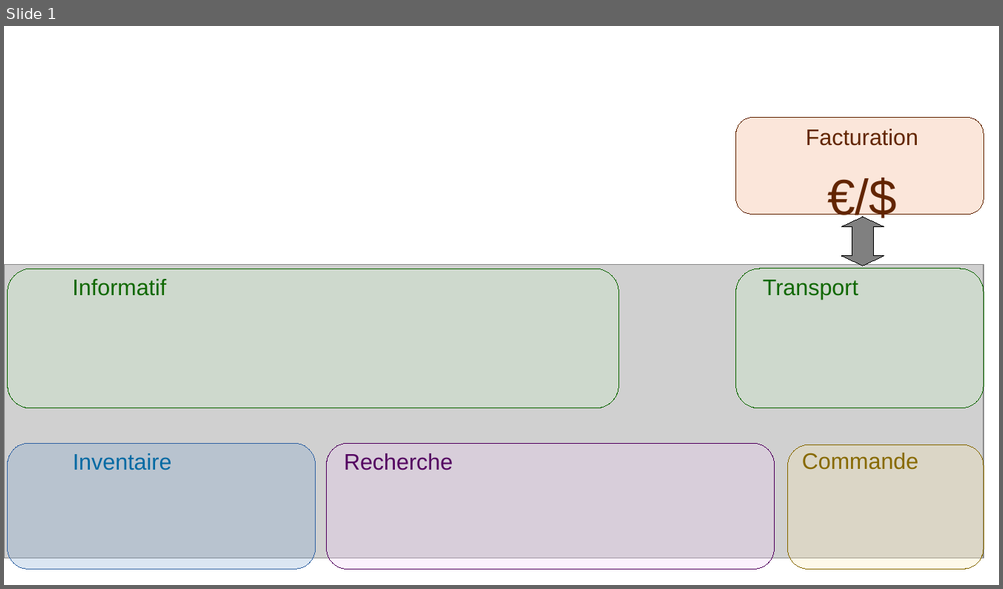
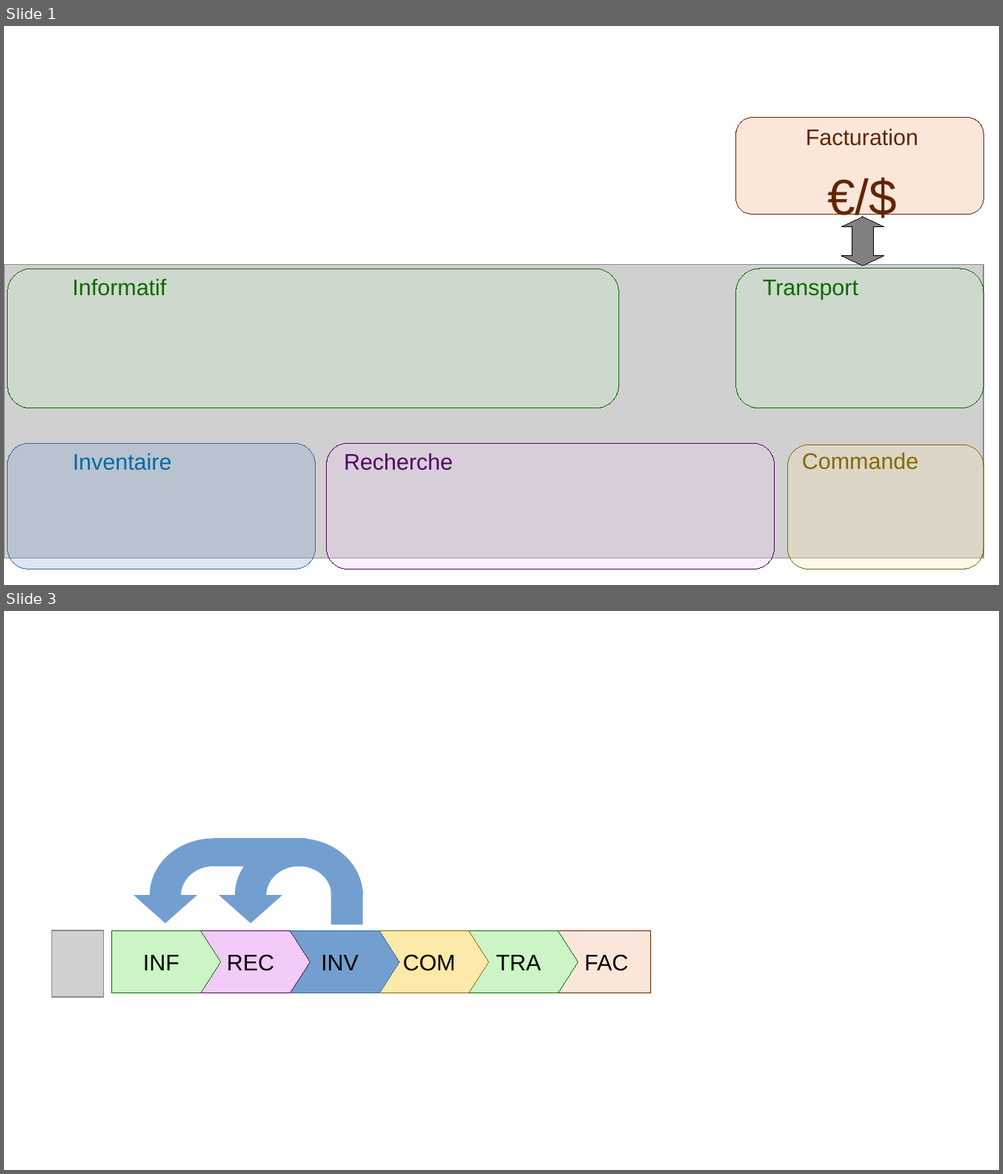
Before and after one commit to gattardm/P5, a slide deck: resources/fonctionnel.odp. Shown one above the other, each under a label of ours: slide 1 before the commit, slides 1 and 3 after it; the slides between them are not shown. The pictures are 1003x589 and 1003x1174 pixels, drawn with LibreOffice and Linux fonts; fonts in the diff are those of the drawing; grey boxes stand for pictures. Boxes give left, top, right and bottom in pixels: in the first picture for what was removed or moved away, otherwise in the second. Text is boxed around its words. In the diff, an @@ line names an element or a change of style, - is before the commit and + after.

```diff
--- a/resources/fonctionnel.odp
+++ b/resources/fonctionnel.odp
@@ slide 3 added at bbox=[4, 611, 999, 1170], background #FFFFFF @@
@@ group added at bbox=[111, 838, 651, 994]: 5 pentagon arrows, 3 rectangles, 2 freeform shapes @@
+FAC
+TRA
+COM
+INV
+REC
+INF
@@ picture added at bbox=[52, 931, 103, 997] @@
```
Also in this commit, not shown: 1 other slide added, 2 other files.
